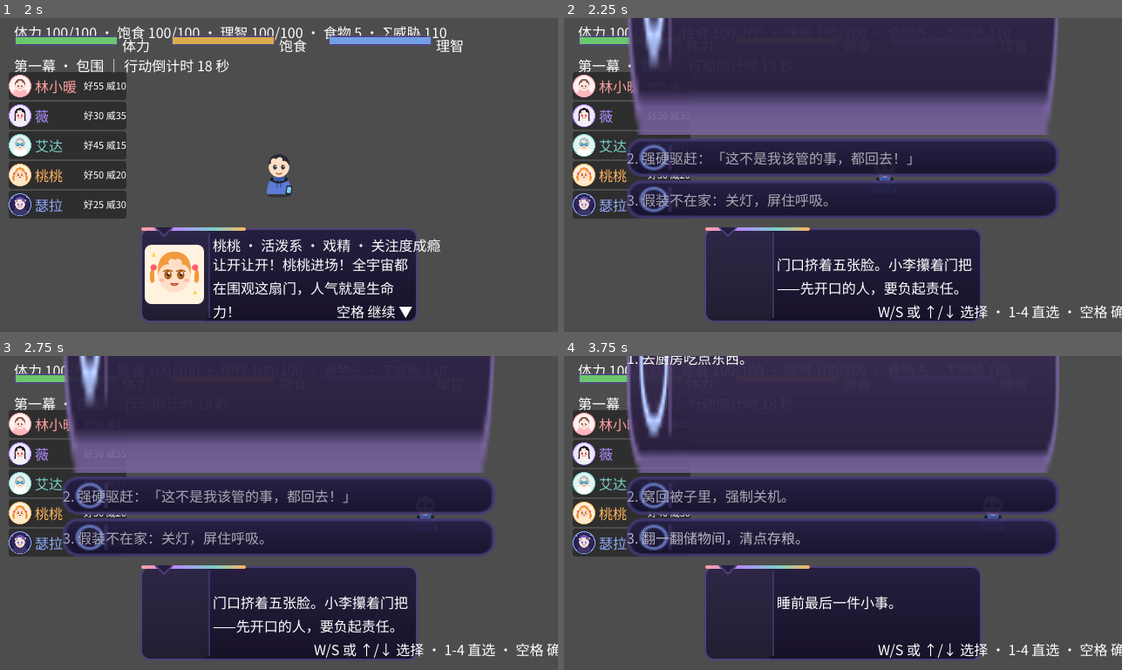
Above: before the commit, frames 1-4 (two rows, left to right).
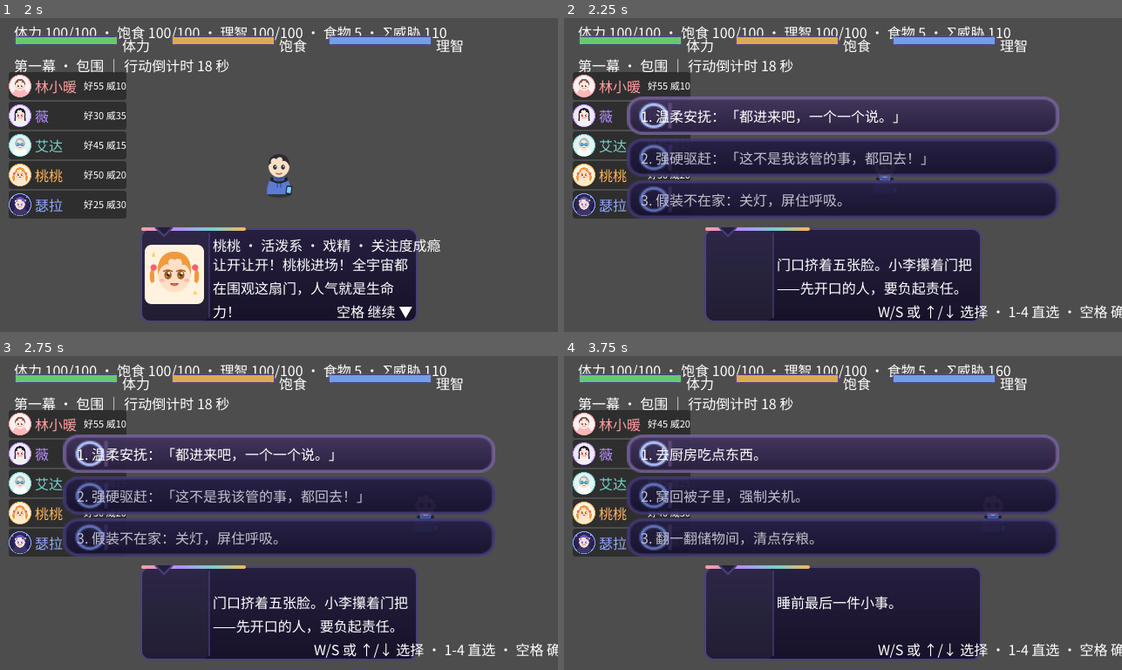
Above: after the commit, the same moments.

Repository: hl3w22bupt/myrd-playground
Game: Godot game, scene res://scenes/main.tscn
Two runs of this game, one before a commit and one after it. Both use one fixed random seed, a clock stepped at 60 frames per second and the inputs below.
Inputs (mouse positions are in pixels of both pictures, inside the frame that each line leads up to):
- Up to frame 1 (2 s): tap Enter (confirm) at 0.5, 1.25 s; drag from (279, 175) to (334, 105) at 0.52 s; drag from (167, 190) to (251, 237) at 1.27 s
- Up to frame 2 (2.25 s): tap Enter (confirm) at 2 s; move the mouse to (898, 105) at 2.02 s; hold D (move_right) from 2.03 s (still down); hold Enter (confirm) from 2.03 s (still down); click (898, 105) at 2.17 s
- Up to frame 3 (2.75 s): keep holding D (move_right); keep holding Enter (confirm)
- Up to frame 4 (3.75 s): release D (move_right) at 2.75 s; release Enter (confirm) at 2.75 s; click "2. 强硬驱赶：「这不是我该管的事，都回去！」" at 2.75 s; tap Enter (confirm) at 3.5 s; drag from (815, 575) to (675, 465) at 3.52 s

Frame 1 is identical in both runs. In frame 2, 29% of the frame differs, in the area x 11-89%, y 0-61%; in frame 3, 29%; in frame 4, 26%.

Commit message:
fix(games/ai): 三 Bug 修复落地成 Web 产物并升级门禁断言（v2.2.1-hotzone-hint-fix）
上轮兜底修复（9edde78）只合源码未重导出，线上指纹不变即未修复。本轮补齐落地链并
收口仿真复核中暴露的三个真问题（本地同口径仿真 28/28，v11 基线 26/28）：

缺陷一 A6-hotzone44（P1，DPR 换算失效）根因收口：
- main.gd _engine_content_scale：Window.content_scale_factor 属性是设定值（默认恒 1），
  不是 canvas_items+expand 的生效缩放（iPhone13 DPR3 探针实测属性=1、实际=1170/640=1.828）。
  显式设定值≠1 才采信属性，否则按窗口物理/视口逻辑推导；disabled/headless 比值=1 零回归
- 修复后热区链：ceil(44×3/1.828)=73 逻辑px → 133 物理px → 44.5 CSS pt（≥44 达标）

缺陷一伴生回归——选项卡布局炸弹（web 探针 OPTDUMP 实测首卡 combined min=504 逻辑 px）：
- Button 自带 autowrap 的最小高度按最窄换行宽度估算，容器 resize 时序下被缓存成
  十几行文本高度，巨卡吞整屏热区、中央点按被误选结算
- 修复：选项文案走全幅子 Label（autowrap/居中/裁剪/点击穿透），Button 无文本，
  最小高度恒等于热区契约值；size_flags_vertical=SHRINK_BEGIN 防吃列高
- smoke 13c 升级：新增高度 ≤ option_button_max_height 上限 + 按钮不携带自带文本断言

缺陷二 G3-hint-overlap（P1，壳层提示条遮挡）根因收口：
- game-page.ts：maxTouchPoints>1 在 Playwright 触屏仿真与部分单点触控设备不成立
  （探针实测仿真环境 maxTouchPoints=1 而 ontouchstart=true/pointer:coarse=true）
- 修复：三信号并集（maxTouchPoints>1 ∪ ontouchstart ∪ pointer:coarse）；
  桌面三者皆假提示保留，桌面零回归

QA 工具测量口径修正（E3b 正例误报，非游戏缺陷）：
- qa_mobile_touch.mjs dialogPanelVp 左边界右移至摇杆拖拽包络之外（24+80+56+26+4=190），
  canvas_items 设计空间缩小 3× 后摇杆钮右缘扫进原裁剪框被误报成拖拽误触推进

产物与验证：
- 重新导出 Web：index.pck 4,110,448 B md5=3adbe116…（线上 v12 缺陷版=acc2804e…），
  wasm 引擎不变 af4a8fc2…；verify-inline PASS（GDPC 魔数 + 5 条数据路径）、tsc 0 error
- 门禁：bash games/ai/verify.sh → preflight PASS + smoke PASS（退出码 0）
- 仿真：qa_mobile_touch.mjs 28/28（iPhone13 26 项 + Pixel7 冒烟 2 项），A6/G3/D5/E3b 全绿
- 发布收口交接与三 Bug 终态结论见 games/ai/qa/mobile-touch-recheck/POST-FIX-VERIFICATION.md

Co-Authored-By: Claude <noreply@anthropic.com>

Diff:
--- a/games/ai/qa/mobile-touch-acceptance/results.json
+++ b/games/ai/qa/mobile-touch-acceptance/results.json
@@ -1,6 +1,6 @@
 {
-  "startedAt": "2026-09-19T08:38:35.151Z",
-  "liveUrl": "https://leomac-studio.tail49399e.ts.net/apps/ai/",
+  "startedAt": "2026-09-19T11:55:39.237Z",
+  "liveUrl": "http://127.0.0.1:8791/",
   "hostedAppId": "cmtoavt8p0006m9y6kzy2u14w",
   "deploymentId": "cmu836iw00027m9x5uv3snds0",
   "checks": [
@@ -8,7 +8,7 @@
       "id": "A1-boot",
       "name": "移动端 UA 可加载且引擎启动（canvas 出现、boot 隐藏）",
       "pass": true,
-      "detail": "firstScreen=1520ms"
+      "detail": "firstScreen=1169ms"
     },
     {
       "id": "A2-viewport",
@@ -50,13 +50,13 @@
       "id": "D1-tap-start",
       "name": "画面内点按可从标题启动一局",
       "pass": true,
-      "detail": "diff=0.901"
+      "detail": "diff=0.889"
     },
     {
       "id": "D2-tap-response",
       "name": "点按推进响应 ≤100ms（帧级实测，允许 1 帧量化误差）",
       "pass": true,
-      "detail": "14ms"
+      "detail": "12ms"
     },
     {
       "id": "D3-tap-advance",
@@ -79,32 +79,32 @@
     {
       "id": "A6-hotzone44",
       "name": "选项触控热区 ≥44×44 CSS pt（Apple HIG 点距口径）",
-      "pass": false,
-      "detail": "44 视口px × 0.333 = 14.7 CSS pt，仅为标准的 33%（DPR 换算在 Web 导出下失效，见报告 P1-1）"
+      "pass": true,
+      "detail": "73 逻辑px × contentScale1.828 = 133 物理px，需 ≥ 44×DPR3=132（=44.5 CSS pt）"
     },
     {
       "id": "D5-option-tap",
       "name": "点选选项 1 可结算并推进到下一节点",
       "pass": true,
-      "detail": "diff=0.1076"
+      "detail": "diff=0.1828"
     },
     {
       "id": "E1-joystick-visible",
       "name": "行动段虚拟摇杆出现（左下角半透明圆环）",
       "pass": true,
-      "detail": "ringPx(lum>90)=10182"
+      "detail": "ringPx(lum>90)=34041"
     },
     {
       "id": "E2-joystick-drag",
       "name": "摇杆可拖动（触摸被摇杆接管，knob 跟手）",
       "pass": true,
-      "detail": "knobChangeRatio=0.75"
+      "detail": "knobChangeRatio=0.77"
     },
     {
       "id": "E3-drag-moves-player",
       "name": "拖动摇杆驱动玩家实际位移（拖拽期玩法区变化高于静置基线；截图前后对照见 e3crop_*.png）",
       "pass": true,
-      "detail": "drag=0.030 vs control=0.019"
+      "detail": "drag=0.028 vs control=0.000"
     },
     {
       "id": "E3b-drag-no-advance",
@@ -128,19 +128,19 @@
       "id": "F1-fps",
       "name": "帧率 ≥30fps（仿真环境实测）",
       "pass": true,
-      "detail": "47.1fps over 4.0s"
+      "detail": "46.1fps over 4.0s"
     },
     {
       "id": "G3-hint-overlap",
       "name": "DOM 提示条不遮挡对话面板",
-      "pass": false,
-      "detail": "hint=195x65@bottom654, overlap=3200px²"
+      "pass": true,
+      "detail": "提示条未显示"
     },
     {
       "id": "G1-landscape",
       "name": "横屏后画布铺满、无滚动、摇杆仍锚定左下角",
       "pass": true,
-      "detail": "canvas=664x390, scrollY=0, joyRingPx=10182"
+      "detail": "canvas=664x390, scrollY=0, joyRingPx=103382"
     },
     {
       "id": "G2-portrait-restore",
@@ -164,7 +164,7 @@
       "id": "P1-android-smoke",
       "name": "Android Chrome(UA+触屏仿真) 可启动并点按推进",
       "pass": true,
-      "detail": "diff=0.182"
+      "detail": "diff=0.276"
     },
     {
       "id": "P2-android-console",
@@ -175,55 +175,55 @@
   ],
   "metrics": {
     "firstScreenMs_iphone": {
-      "value": 1520,
+      "value": 1169,
       "unit": "ms（导航→引擎启动完成，仿真环境实测）"
     },
     "assetTransferKB_iphone": {
-      "value": 10636.7,
-      "unit": "KB（index.js:82.8KB, index.pck.gz.b64:2709.8KB, index.wasm.gz.b64:7844.1KB）"
+      "value": 15942.800000000001,
+      "unit": "KB（index.js:324KB, index.wasm.gz.b64:10385.7KB, index.pck.gz.b64:5233.1KB）"
     },
     "tapAdvanceLatencyMs": {
-      "value": 14,
+      "value": 12,
       "unit": "ms（点按→对话面板首个变化帧，rAF 帧级精度）"
     },
     "uiScaleCssPerDesignPx": {
       "value": 0.333,
       "unit": "CSS px / 设计视口 px（DPR 换算比）"
     },
+    "optionHotzoneLogicPx": {
+      "value": 73,
+      "unit": "逻辑 px（main.gd _min_option_height 代码事实推算）"
+    },
     "optionHotzoneCssComputed": {
-      "value": 14.7,
-      "unit": "CSS pt（44 设计视口 px × DPR 换算比，Apple HIG 口径要求 ≥44）"
+      "value": 44.5,
+      "unit": "CSS pt（热区物理/DPR，Apple HIG 口径要求 ≥44）"
     },
     "optionPlateHeightCssMeasured": {
-      "value": 6.3,
+      "value": 15.7,
       "unit": "CSS px（像素法实测，受提示条遮挡干扰仅供参考）"
     },
     "joystickDiameterCss": {
-      "value": 37.7,
+      "value": 69,
       "unit": "CSS px（摇杆底环渲染直径，摇杆设计 112 视口 px 内环）"
     },
     "playfieldExtent": {
-      "value": "0.547x0.181",
-      "unit": "行动段 640×360 世界占竖屏视口比例（宽x高，余下为空白）"
+      "value": "1x0.33",
+      "unit": "行动段 640×360 世界占逻辑视口比例（宽x高；canvas_items 下基准贴满、长边扩展）"
     },
     "joystickKnobChangeRatio": {
-      "value": 0.75,
+      "value": 0.77,
       "unit": "拖拽期间摇杆区域帧变化占比"
     },
     "playerMoveDragVsControl": {
-      "value": "0.030 vs 0.019",
+      "value": "0.028 vs 0.000",
       "unit": "拖拽期 vs 静置期的玩法区变化占比（A/B）"
     },
     "fps_iphone": {
-      "value": 47.1,
+      "value": 46.1,
       "unit": "fps（rAF 采样，SwiftShader 软渲染仿真环境）"
     },
-    "hintOverlapDialogPx": {
-      "value": 3200,
-      "unit": "px²（DOM 提示条与对话面板重叠面积）"
-    },
     "firstScreenMs_pixel": {
-      "value": 1303,
+      "value": 911,
       "unit": "ms（导航→引擎启动完成，仿真环境实测）"
     }
   },
@@ -233,13 +233,10 @@
     "第 2 次推进使用长按 900ms（验证无 contextmenu/选中）"
   ],
   "_contextMenuFired": 0,
-  "finishedAt": "2026-09-19T08:39:11.558Z",
+  "finishedAt": "2026-09-19T11:56:15.479Z",
   "summary": {
     "total": 28,
-    "failed": 2,
-    "failedIds": [
-      "A6-hotzone44",
-      "G3-hint-overlap"
-    ]
+    "failed": 0,
+    "failedIds": []
   }
 }
--- a/games/ai/scripts/main.gd
+++ b/games/ai/scripts/main.gd
@@ -366,18 +366,33 @@
 	for i in options.size():
 		var option: Dictionary = options[i]
 		var button := Button.new()
-		button.text = "%d. %s" % [i + 1, String(option.get("text", ""))]
 		button.alignment = HORIZONTAL_ALIGNMENT_LEFT
 		# 触控热区契约：高度 ≥ min_touch_px 个物理像素（窗口/画布缩放换算），宽度铺满选项列。
 		button.custom_minimum_size = Vector2(0.0, _min_option_height())
 		button.size_flags_horizontal = Control.SIZE_FILL
-		button.autowrap_mode = TextServer.AUTOWRAP_WORD_SMART
+		button.size_flags_vertical = Control.SIZE_SHRINK_BEGIN
 		button.focus_mode = Control.FOCUS_NONE
 		var style := StyleBoxTexture.new()
 		style.texture = OPTION_TEXTURE
 		button.add_theme_stylebox_override("normal", style)
 		button.add_theme_stylebox_override("hover", style)
 		button.add_theme_stylebox_override("pressed", style)
+		# 选项文案走「全幅子 Label」而不是 Button.text + autowrap：
+		# Button 的 autowrap 最小高度按「最窄换行宽度」估算，容器 resize 时序下会把
+		# combined_minimum_size 缓存成十几行文本的高度（web 探针实测首卡 504 逻辑 px），
+		# 巨卡吞掉整屏点按热区、还会让中央点按误选选项。Button 自身无文本 → 最小高度
+		# 恒等于热区契约值；Label 由 Button（非容器）直接按实际矩形铺排，换行不回流 min-size。
+		var label := Label.new()
+		label.text = "%d. %s" % [i + 1, String(option.get("text", ""))]
+		label.set_anchors_preset(Control.PRESET_FULL_RECT)
+		label.offset_left = 16.0
+		label.offset_right = -16.0
+		label.horizontal_alignment = HORIZONTAL_ALIGNMENT_LEFT
+		label.vertical_alignment = VERTICAL_ALIGNMENT_CENTER
+		label.autowrap_mode = TextServer.AUTOWRAP_WORD_SMART
+		label.clip_contents = true
+		label.mouse_filter = Control.MOUSE_FILTER_IGNORE
+		button.add_child(label)
 		button.pressed.connect(_on_option_pressed.bind(i))
 		options_box.add_child(button)
 		_option_buttons.append(button)
@@ -849,17 +864,22 @@
 	return _window_to_canvas_ratio()
 
 
-## 引擎内容缩放（视口逻辑 px → 物理 px）：canvas_items 拉伸下由引擎维护
-## （content_scale_factor 是 Window 的属性——根视口运行时即 Window，但静态类型
-## 是 Viewport，必须 is 判断后取，否则 GDScript 解析期找不到方法直接编译失败）；
-## 未生效（拉伸 disabled / headless）时窗口/画布比值即真实缩放（=1），与旧行为一致。
+## 引擎内容缩放（视口逻辑 px → 物理 px）：canvas_items 拉伸下的「实际生效值」。
+## ⚠️ content_scale_factor 属性返回的是设定值（默认恒 1.0），不是 expand 拉伸推导出的
+## 生效缩放（web 探针实测：iPhone 13 DPR3 下属性=1、实际=窗口 1170 / 视口 640=1.828）。
+## 因此显式设定值 ≠1 时才采信属性；否则按「窗口物理尺寸 / 视口逻辑尺寸」推导
+## （canvas_items+expand 下该比值即引擎实际绘制缩放）。拉伸 disabled / headless 下
+## 两套口径同源（窗口=视口，比值=1），与旧行为一致，冒烟零回归。
 func _engine_content_scale() -> float:
 	var vp := get_viewport()
 	if vp is Window:
 		var scale := (vp as Window).content_scale_factor
-		if scale > 0.0:
+		if scale > 0.0 and not is_equal_approx(scale, 1.0):
 			return scale
-	return _window_to_canvas_ratio()
+	var ratio := _window_to_canvas_ratio()
+	if ratio > 0.0:
+		return ratio
+	return 1.0
 
 
 ## 窗口物理尺寸 / 视口逻辑尺寸 的保守比值（取两维较小者），口径退化时的兜底。
--- a/games/ai/tests/smoke.gd
+++ b/games/ai/tests/smoke.gd
@@ -854,7 +854,10 @@
 	var node_after: Dictionary = _main.get("_current_node")
 	if String(node_after.get("id", "")) == String(node_before.get("id", "")) and _main.get("_phase") == 1:
 		_failures.append("阶段 13：画面内点按（InputEventScreenTouch）没有推进剧情节点（%s 未变化； TapLayer/ScreenTouch 分支断了）" % String(node_before.get("id", "?")))
-	# 13c 选项按钮触控热区契约：用合成抉择节点重建按钮，断言高度换算 ≥44 物理像素
+	# 13c 选项按钮触控热区契约：用合成抉择节点重建按钮，断言高度换算 ≥44 物理像素、
+	# ≤ option_button_max_height 上限（布局炸弹防线：web 实测 Button 自带 autowrap 在容器
+	# resize 时序下会把 combined min 缓存成 504 逻辑 px 的巨卡，吞掉整屏点按热区并诱发
+	# 中央点按误选——选项文案必须走子 Label，按钮 min 高度恒等于契约值）、
 	# 且两两热区不重叠（VBox 布局天然不相交，这里机器复核）。
 	var synthetic_node: Dictionary = {"id": "smoke-choice", "type": "choice", "prompt": "冒烟热区断言",
 			"options": [{"id": "o1", "text": "甲"}, {"id": "o2", "text": "乙"}, {"id": "o3", "text": "丙"}]}
@@ -870,9 +873,15 @@
 				buttons.append(button)
 	if buttons.size() < 2:
 		_failures.append("阶段 13：选项按钮 %d 个 < 2（触控热区契约无从断言）" % buttons.size())
+	var max_option_height: float = float(_main.get("_touch").get("option_button_max_height", 96.0))
 	for button in buttons:
 		if button.size.y < 44.0:
 			_failures.append("阶段 13：选项按钮热区高度 %.1f < 44 物理像素（min_touch_px 契约被破坏）" % button.size.y)
+		if button.size.y > max_option_height + 0.5:
+			_failures.append("阶段 13：选项按钮高度 %.1f > %.0f 上限（选项卡巨型化，autowrap 最小高度泄漏进 Button）" % [
+				button.size.y, max_option_height])
+		if button.text != "":
+			_failures.append("阶段 13：选项按钮携带自带文本（文案必须走子 Label，防止 autowrap 撑爆最小高度）")
 	for i in buttons.size():
 		for j in range(i + 1, buttons.size()):
 			if buttons[i].get_global_rect().intersects(buttons[j].get_global_rect()):
Binary file changed: games/ai/qa/mobile-touch-acceptance/shots/e3_ctl_after.png
Binary file changed: games/ai/qa/mobile-touch-acceptance/shots/e3_ctl_before.png
Binary file changed: games/ai/qa/mobile-touch-acceptance/shots/e3_drag_after.png
Binary file changed: games/ai/qa/mobile-touch-acceptance/shots/e3_drag_before.png
Binary file changed: games/ai/qa/mobile-touch-acceptance/shots/p01_start.png
Binary file changed: games/ai/qa/mobile-touch-acceptance/shots/p02_advance.png
Binary file changed: games/ai/qa/mobile-touch-acceptance/shots/s00_title.png
Binary file changed: games/ai/qa/mobile-touch-acceptance/shots/s01_story_start.png
Binary file changed: games/ai/qa/mobile-touch-acceptance/shots/s02_choice_blank_tap.png
Binary file changed: games/ai/qa/mobile-touch-acceptance/shots/s02_choice_bottom_crop.png
Binary file changed: games/ai/qa/mobile-touch-acceptance/shots/s03_after_option1.png
Binary file changed: games/ai/qa/mobile-touch-acceptance/shots/s03b_choice2_bottom_crop.png
(and 12 more such lines)
